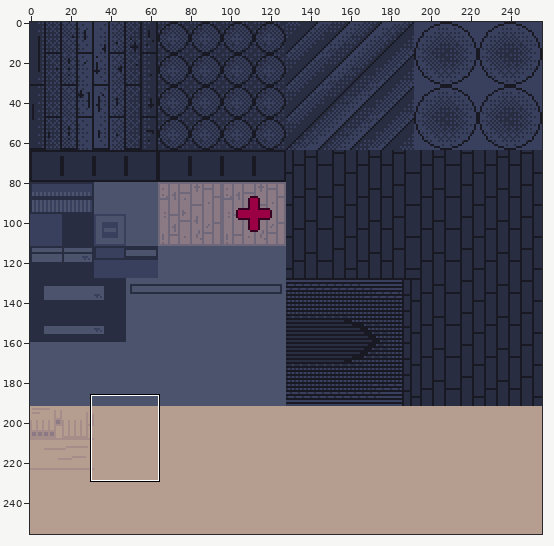
One commit to this pixel-art file: assets/obj/ase_dreadzone_texture.aseprite. Above, an overview of the earlier version with the close-up marked.
Close-up. As it was:
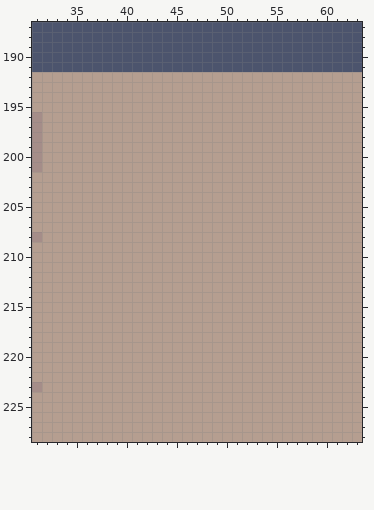
256x256 pixels, 1 frame. Shown: x 31..63, y 187..228.
New version:
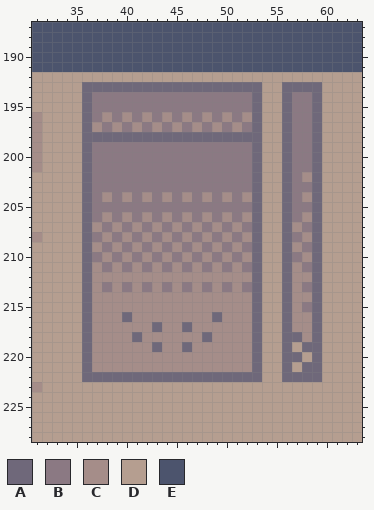
Palette (. is transparent): A #6f687a  B #8b7983  C #a58d89  D #b59e90  E #4c546d
Log entry: Spiders properly textured and UV mapped.
Edits made:
layer "Creatures/Spider" added
Layer "Creatures/Spider":
Colour A replaces colour D in row 193 at x 36 to 53 and 56 to 59; in rows 194 to 197 at x 36, 53, 56 and 59; in row 198 at x 36 to 53, 56 and 59; in rows 199 to 215 at x 36, 53, 56 and 59; in row 216 at x 36, 40, 49, 53, 56 and 59; in row 217 at x 36, 43, 46, 53, 56 and 59.
Colour A replaces colour D in row 218 at x 36, 41, 48, 53, 56 to 57 and 59; in row 219 at x 36, 43, 46, 53, 56 and 58 to 59; in row 220 at x 36, 53, 56 to 57 and 59; in row 221 at x 36, 53, 56 and 58 to 59; in row 222 at x 36 to 53 and 56 to 59.
Colour B replaces colour D in rows 194 to 195 at x 37 to 52 and 57 to 58; in row 196 at x 37, 39, 41, 43, 45, 47, 49, 51 and 57 to 58; in row 197 at x 38, 40, 42, 44, 46, 48, 50, 52 and 57 to 58; in row 198 at x 57 to 58; in rows 199 to 201 at x 37 to 52 and 57 to 58; in row 202 at x 37 to 52 and 57.
Colour B replaces colour D in row 203 at x 37 to 52 and 57 to 58; in row 204 at x 37, 39, 41, 43, 45, 47, 49, 51 and 57; in row 205 at x 37 to 52 and 57 to 58; in row 206 at x 37, 39, 41, 43, 45, 47, 49, 51 and 57; in row 207 at x 38, 40, 42, 44, 46, 48, 50, 52 and 58; in row 208 at x 37, 39, 41, 43, 45, 47, 49, 51 and 57.
Colour B replaces colour D in row 209 at x 38, 40, 42, 44, 46, 48, 50, 52 and 58; in row 210 at x 37, 39, 41, 43, 45, 47, 49, 51 and 57; in row 211 at x 38, 40, 42, 44, 46, 48, 50, 52 and 58; in row 213 at x 38, 40, 42, 44, 46, 48, 50, 52 and 58; in row 215 at x 58.
Colour C replaces colour D in row 196 at x 38, 40, 42, 44, 46, 48, 50 and 52; in row 197 at x 37, 39, 41, 43, 45, 47, 49 and 51; in row 202 at x 58; in row 204 at x 38, 40, 42, 44, 46, 48, 50, 52 and 58; in row 206 at x 38, 40, 42, 44, 46, 48, 50, 52 and 58; in row 207 at x 37, 39, 41, 43, 45, 47, 49, 51 and 57.
Colour C replaces colour D in row 208 at x 38, 40, 42, 44, 46, 48, 50, 52 and 58; in row 209 at x 37, 39, 41, 43, 45, 47, 49, 51 and 57; in row 210 at x 38, 40, 42, 44, 46, 48, 50, 52 and 58; in row 211 at x 37, 39, 41, 43, 45, 47, 49, 51 and 57; in row 212 at x 37 to 52 and 57 to 58; in row 213 at x 37, 39, 41, 43, 45, 47, 49, 51 and 57.
Colour C replaces colour D in row 214 at x 37 to 52 and 57 to 58; in row 215 at x 37 to 52 and 57; in row 216 at x 37 to 39, 41 to 48, 50 to 52 and 57 to 58; in row 217 at x 37 to 42, 44 to 45, 47 to 52 and 57 to 58; in row 218 at x 37 to 40, 42 to 47, 49 to 52 and 58; in row 219 at x 37 to 42, 44 to 45 and 47 to 52.
Colour C replaces colour D in rows 220 to 221 at x 37 to 52.
